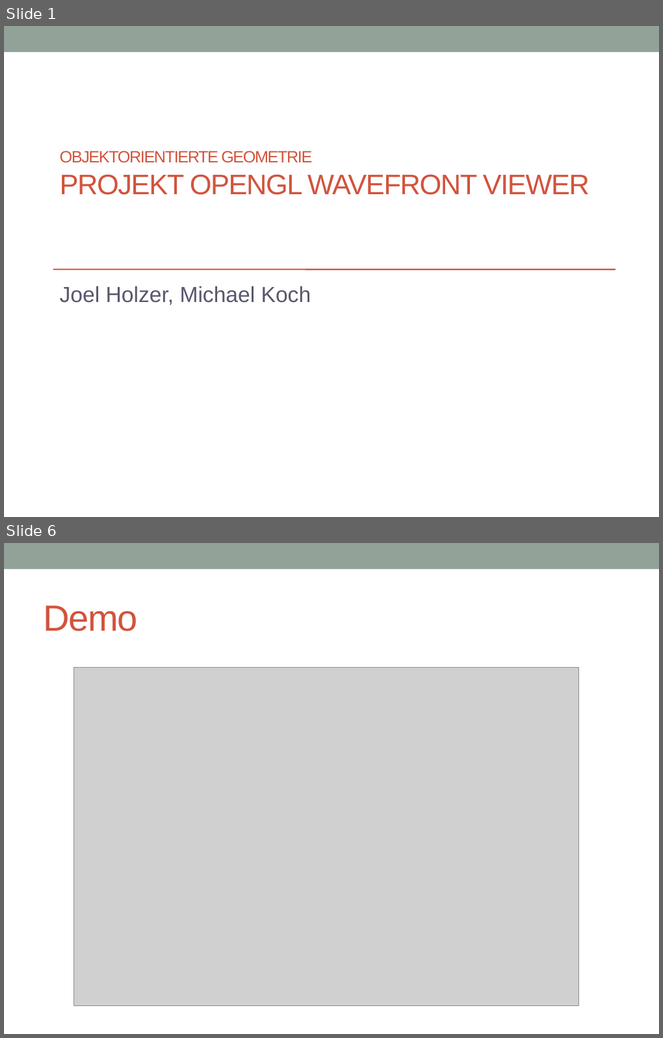
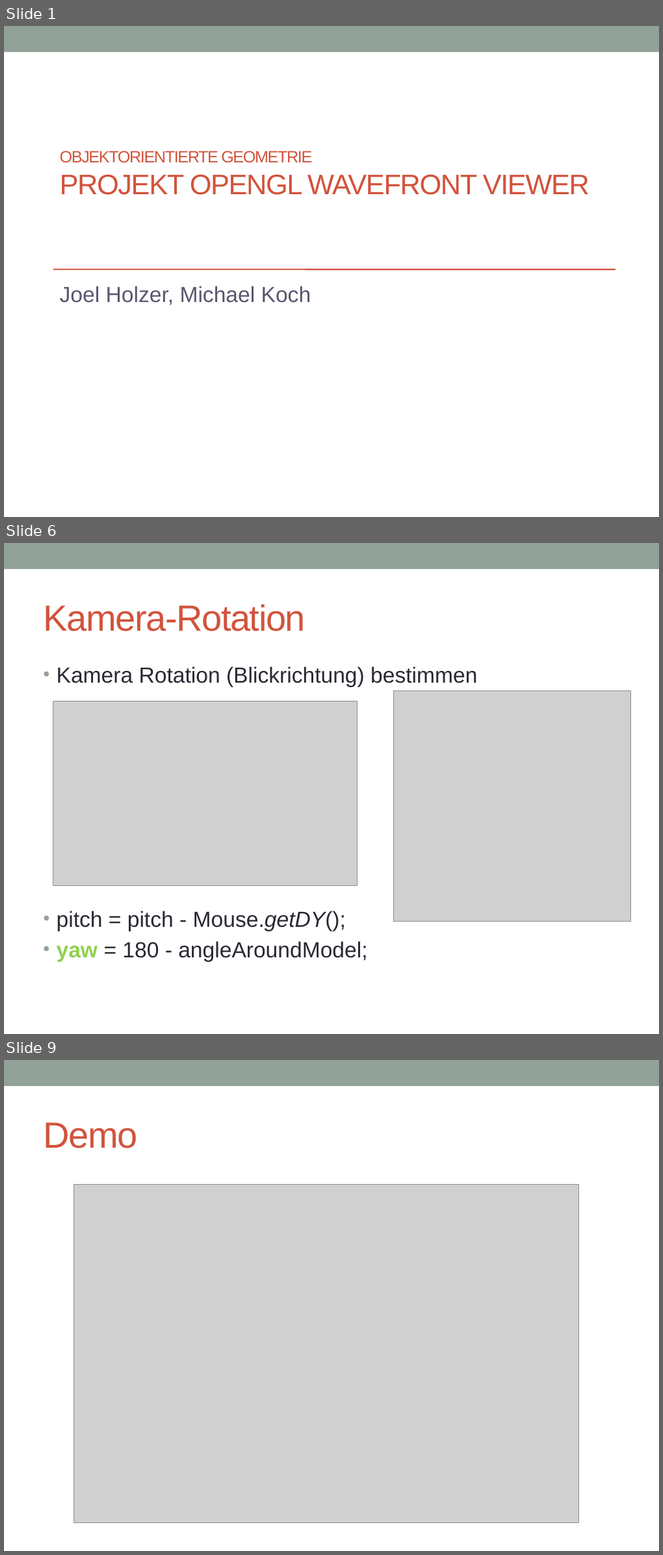
Before and after one commit to joe1990/OpenGl3DModelViewer, a slide deck: präsi-projekt-obj-geom.pptx. Shown one above the other, each under a label of ours: slides 1 and 6 before the commit, slides 1, 6 and 9 after it; the slides between them are not shown. The pictures are 663x1038 and 663x1555 pixels, drawn with LibreOffice and Linux fonts; fonts in the diff are those of the drawing; grey boxes stand for pictures. Boxes give left, top, right and bottom in pixels: in the first picture for what was removed or moved away, otherwise in the second. Text is boxed around its words. In the diff, an @@ line names an element or a change of style, - is before the commit and + after.

```diff
--- a/präsi-projekt-obj-geom.pptx
+++ b/präsi-projekt-obj-geom.pptx
@@ slide 6 added at bbox=[4, 543, 659, 1034], background #FFFFFF; not listed: 1 template element that a slide beside it also shows @@
@@ title added at bbox=[43, 604, 306, 631], 40 pt, text #D2533C @@
+Kamera-Rotation
@@ text added at bbox=[57, 667, 477, 962], 24 pt, text #292934 @@
+• Kamera Rotation (Blickrichtung) bestimmen
+• pitch = pitch - Mouse.getDY();
+• yaw = 180 - angleAroundModel;
@@ picture added at bbox=[393, 691, 631, 922] @@
@@ picture added at bbox=[53, 701, 358, 886] @@
@@ what was slide 6 is now slide 9 @@
```
Also in this commit, not shown: 2 slides changed, 4 other slides added, 2 slides removed.
